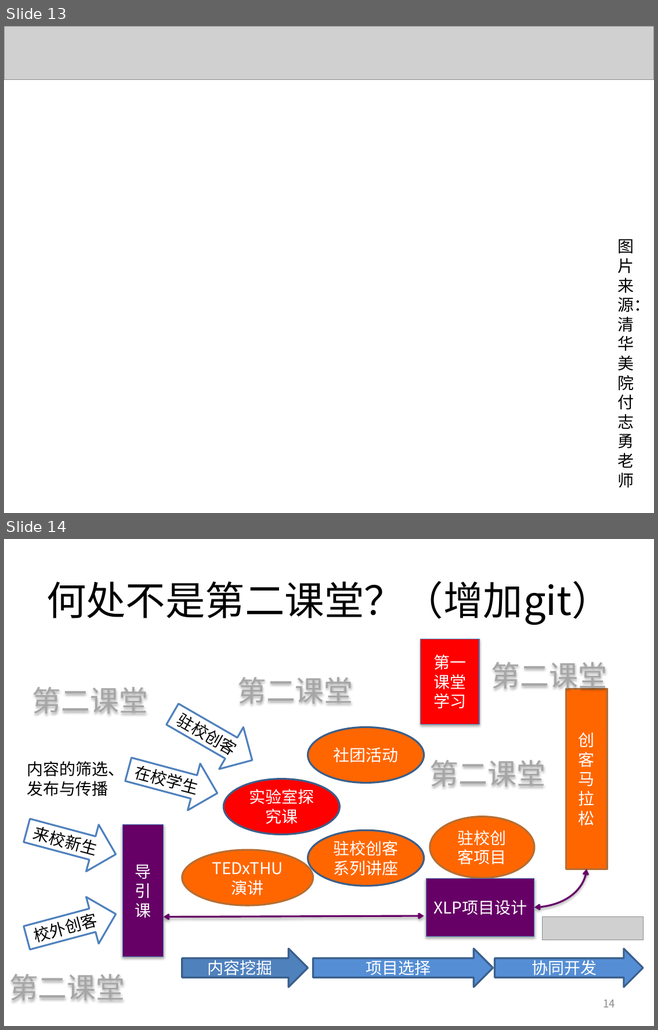
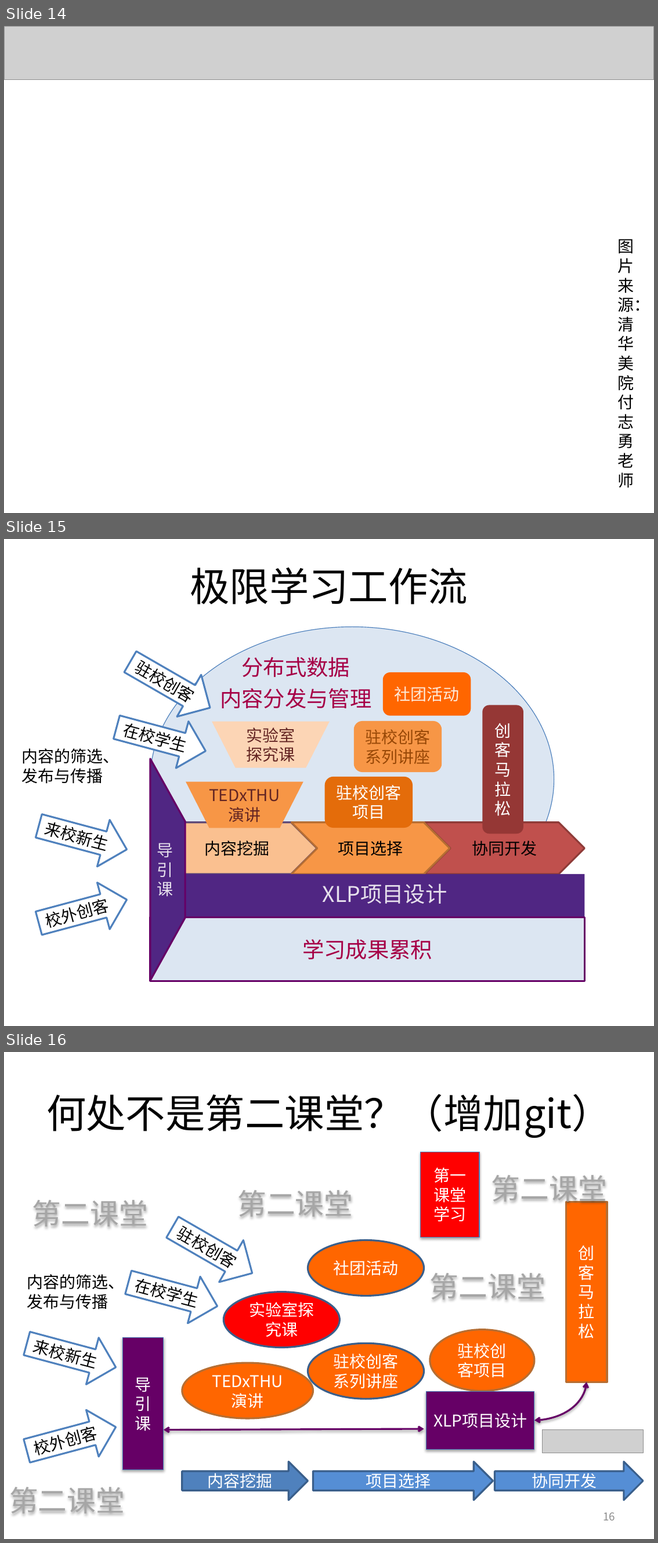
Before and after one commit to woodyme/2014JanXLP, a slide deck: 课程方案/XLP_WorkFLow_CHN.pptx. Shown one above the other, each under a label of ours: slides 13 and 14 before the commit, slides 14, 15 and 16 after it. The pictures are 658x1030 and 658x1543 pixels, drawn with LibreOffice and Linux fonts; fonts in the diff are those of the drawing; grey boxes stand for pictures; background and template pictures are left out. Boxes give left, top, right and bottom in pixels: in the first picture for what was removed or moved away, otherwise in the second. Text is boxed around its words. In the diff, an @@ line names an element or a change of style, - is before the commit and + after.

Commit message:
修改极限学习工作流图示

```diff
--- a/课程方案/XLP_WorkFLow_CHN.pptx
+++ b/课程方案/XLP_WorkFLow_CHN.pptx
@@ slide 15 added at (4,539,654,1026), background #FFFFFF @@
@@ text added at (190,567,467,605), 44 pt, text #000000 @@
+极限学习工作流
@@ right arrow added at (118,641,222,729), fill #FFFFFF, outline #4F81BD 2 pt, 18 pt, text #000000 @@
+驻校创客
@@ ellipse added at (150,627,554,932), fill #DCE6F2, outline #4B7EBC 0.75 pt @@
@@ text added at (220,657,371,708), 24 pt, text #A60046 @@
+分布式数据
+内容分发与管理
@@ rounded rectangle added at (383,672,470,716), fill #FF6600, 18 pt, text #FDEADA @@
+社团活动
@@ right arrow added at (111,704,212,774), fill #FFFFFF, outline #4F81BD 2 pt, 18 pt, text #000000 @@
+在校学生
@@ rounded rectangle added at (482,705,523,834), fill #953735, 18 pt, text #FFFFFF @@
+创客马拉松
@@ flow chart manual operation added at (212,722,329,768), fill #FCD5B5, 18 pt, text #632523 @@
+实验室
+探究课
@@ rounded rectangle added at (354,721,441,772), fill #F79646, 18 pt, text #984807 @@
+驻校创客系列讲座
@@ text added at (21,748,119,784), 18 pt, text #000000 @@
+内容的筛选、发布与传播
@@ trapezoid added at (150,759,185,980), fill #502683, outline #660066 2 pt, 18 pt, text #E6E0EC @@
+导引课
@@ flow chart manual operation added at (186,782,303,828), fill #F79646, 18 pt, text #632523 @@
+TEDxTHU
+演讲
@@ rounded rectangle added at (324,777,412,828), fill #E46C0A, 18 pt, text #FFFFFF @@
+驻校创客项目
@@ right arrow added at (32,803,133,873), fill #FFFFFF, outline #4F81BD 2 pt, 18 pt, text #000000 @@
+来校新生
@@ chevron added at (157,822,317,874), fill #FAC090, outline #5F4A78 2 pt, 18 pt, text #000000 @@
+内容挖掘
@@ chevron added at (291,822,449,874), fill #F79646, outline #B76F34 2 pt, 18 pt, text #000000 @@
+项目选择
@@ chevron added at (424,822,584,874), fill #C0504D, outline #8E3B39 2 pt, 18 pt, text #000000 @@
+协同开发
@@ right arrow added at (32,876,133,946), fill #FFFFFF, outline #4F81BD 2 pt, 18 pt, text #000000 @@
+校外创客
@@ rectangle added at (185,874,585,918), fill #502683, 24 pt, text #E6E0EC @@
+XLP项目设计
@@ rectangle added at (150,918,584,982), fill #DCE6F2, outline #660066 2 pt, 24 pt, text #A60046 @@
+学习成果累积
@@ what was slide 13 is now slide 14 @@
@@ what was slide 14 is now slide 16 @@
@@ page number at (603,1513,615,1521): text changed @@
-14
+16
```
Also in this commit, not shown: 1 other slide added, 1 other file.
